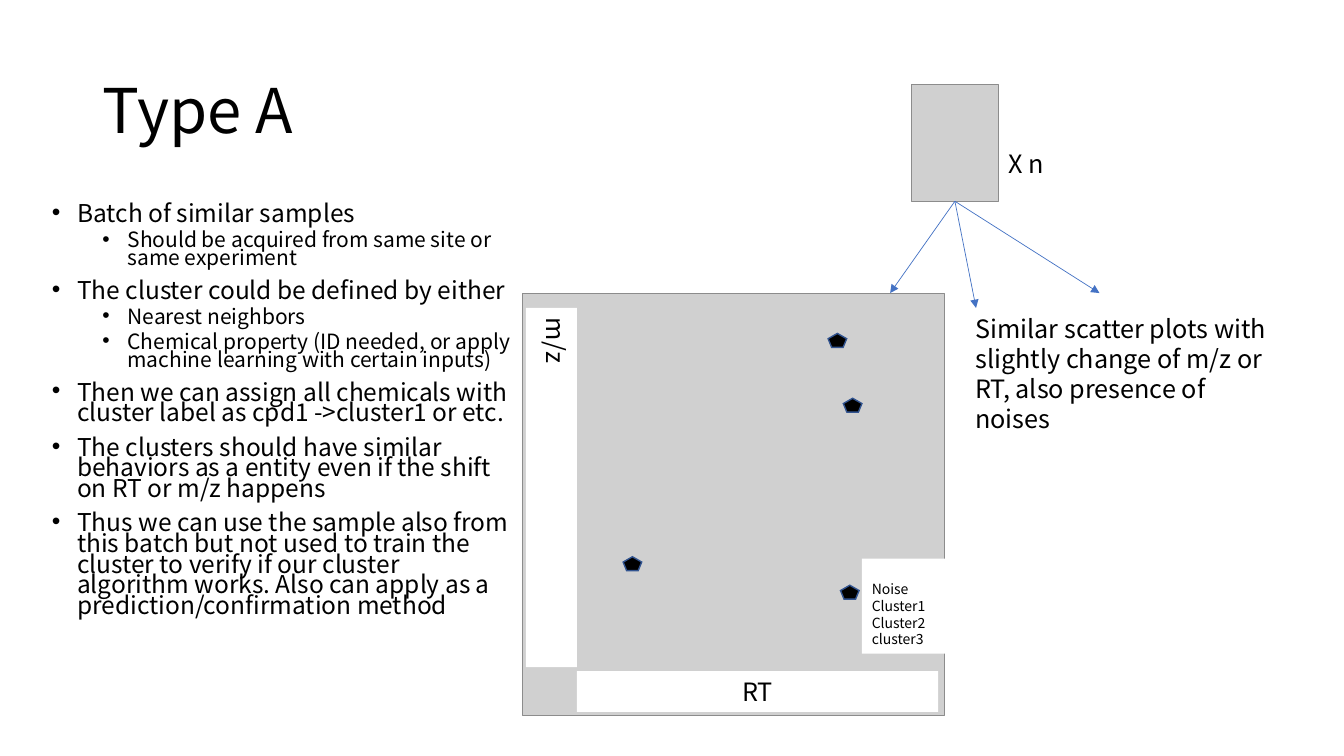
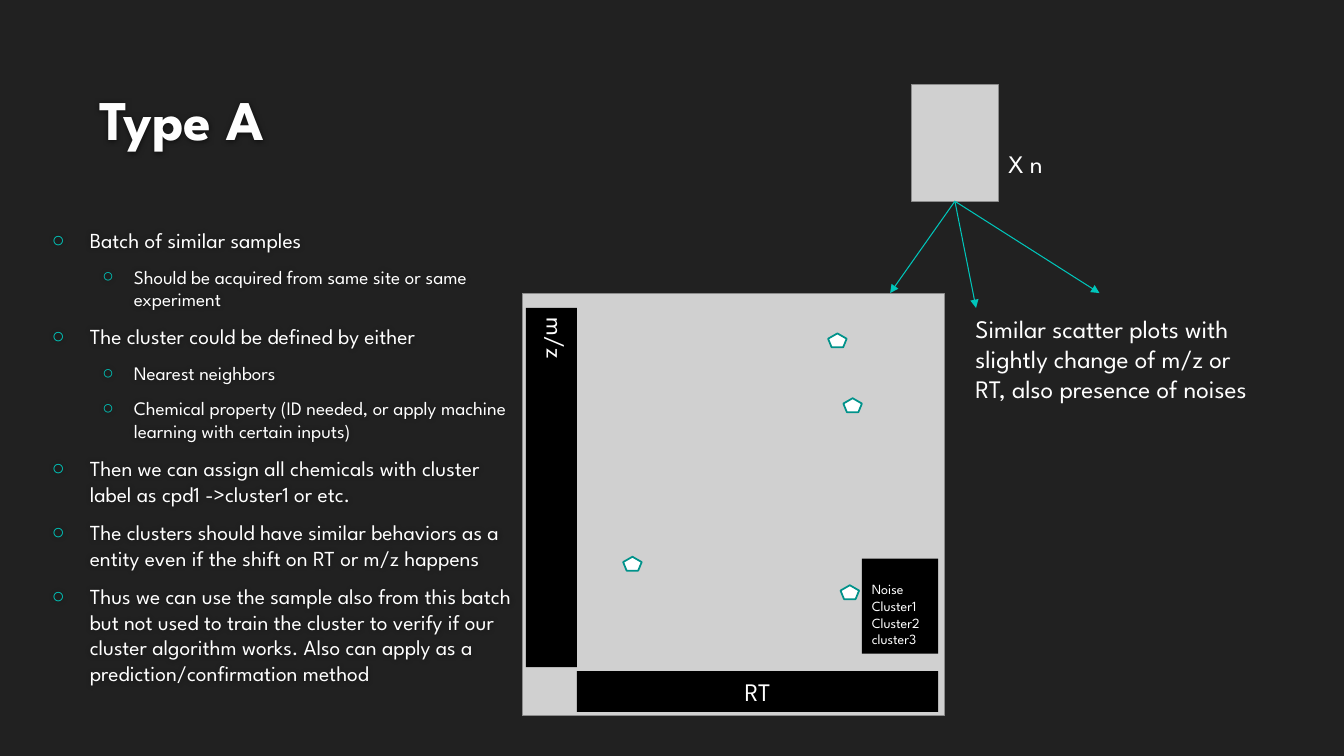
Before and after one commit to XiminHu/mass-suite, a slide deck: slide 8 of doc/20200327 Capstone HRMS.pptx (slide 7 before the commit). Drawn at 1344x756 pixels with LibreOffice and Linux fonts; fonts in the diff are those of the drawing; grey boxes stand for pictures; background and template pictures are left out. Boxes give left, top, right and bottom in pixels: in the first picture for what was removed or moved away, otherwise in the second. Text is boxed around its words. In the diff, an @@ line names an element or a change of style, - is before the commit and + after.

```diff
--- a/doc/20200327 Capstone HRMS.pptx
+++ b/doc/20200327 Capstone HRMS.pptx
@@ background #FFFFFF to #212121 @@
@@ title "Type A": place and size @@
-title "Type A" at [102,88,292,148]
+title "Type A" at [99,103,265,152]
@@ title "Type A" at [99,103,265,152]: size 44 to 40 pt, font Noto Sans CJK SC to League Spartan, text colour #000000 to #FEFEFE, bold on; line spacing 0.9 to 1; vertical alignment middle to bottom @@
@@ text "X n" at [1008,156,1043,173]: font Noto Sans CJK SC to League Spartan, text colour #000000 to #FFFFFF @@
@@ text "Batch of similar samples" at [90,233,510,686]: size 17.5 to 15.3 pt in "Batch of similar samples", "The cluster could be defined by either", "Then we can assign all chemicals with ...", "The clusters should have similar behaviors as ..." and 1 more places; font Noto Sans CJK SC to League Spartan, text colour #000000 to #FFFFFF; size 15 to 13.6 pt in "Should be acquired from same site or ...", "Nearest neighbors", "Chemical property (ID needed, or apply machine ..."; bullet • to ○; line spacing 0.7 to 1; more space between paragraphs; vertical alignment top to middle @@
@@ arrow (955, 202) - (890, 293): stroke #4472C4 0.5 pt to #00C6BB 0.75 pt @@
@@ arrow (955, 202) - (976, 309): stroke #4472C4 0.5 pt to #00C6BB 0.75 pt @@
@@ arrow (955, 202) - (1100, 293): stroke #4472C4 0.5 pt to #00C6BB 0.75 pt @@
@@ text "Similar scatter plots with slightly ..." at [975,320,1247,404]: font Noto Sans CJK SC to League Spartan, text colour #000000 to #FFFFFF @@
@@ font Noto Sans CJK SC to League Spartan, text colour #000000 to #FFFFFF; fill #FFFFFF to #000000 in 3 elements at [577,671,938,712], [526,309,577,667], [862,559,939,653] @@
@@ rectangle "Noise": place and size @@
-rectangle "Noise" at [862,559,1174,653]
+rectangle "Noise" at [862,559,939,653]
@@ fill #000000 to #FFFFFF; outline #325491 1 pt to #00928A 1.25 pt in 4 elements at [829,334,847,348], [844,398,862,412], [623,557,641,571], [841,586,859,600] @@
```
Also in this commit, not shown: 7 other slides changed, 4 slides added, 3 slides removed, 1 other file.
